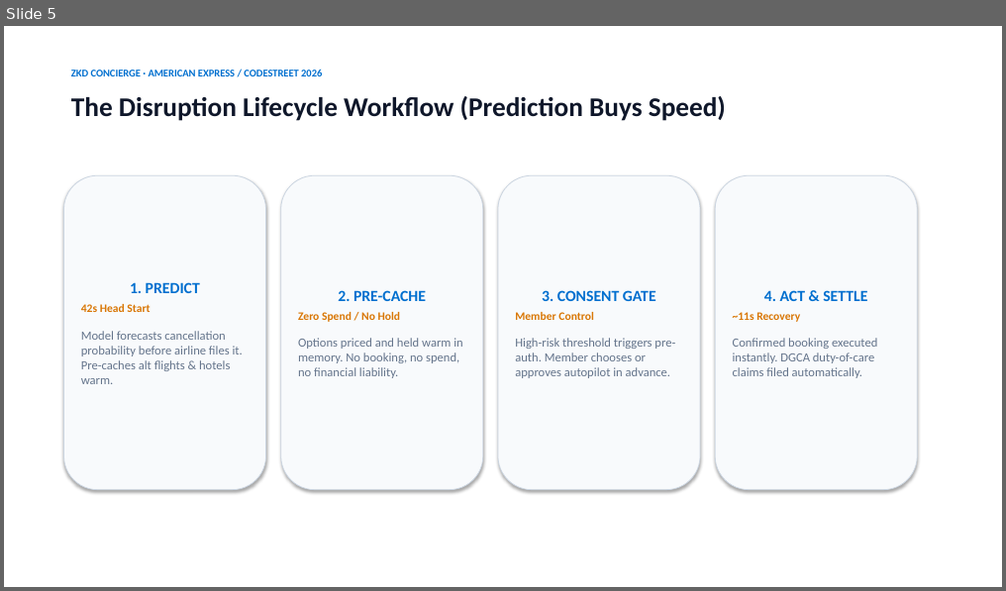
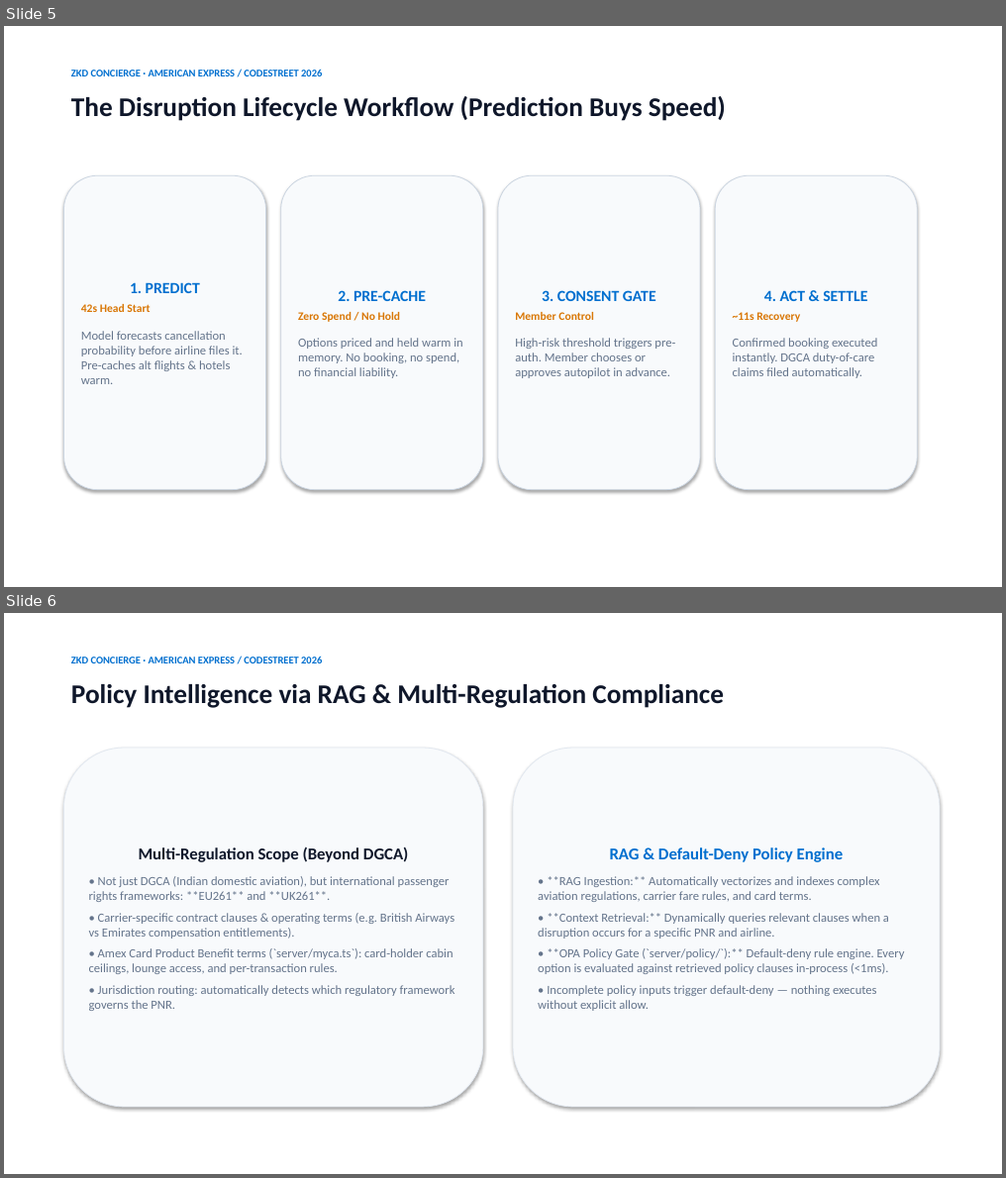
Before and after one commit to Krishna-529/amex-hackathon-2026, a slide deck: assets/deck/ZKD_Concierge_Codestreet_2026.pptx. Shown one above the other, each under a label of ours: slide 5 before the commit, slides 5 and 6 after it. The pictures are 1006x591 and 1006x1178 pixels, drawn with LibreOffice and Linux fonts; fonts in the diff are those of the drawing. Boxes give left, top, right and bottom in pixels: in the first picture for what was removed or moved away, otherwise in the second. Text is boxed around its words. In the diff, an @@ line names an element or a change of style, - is before the commit and + after.

Commit message:
Add Policy Intelligence via RAG and multi-regulation compliance slide to pitch deck

```diff
--- a/assets/deck/ZKD_Concierge_Codestreet_2026.pptx
+++ b/assets/deck/ZKD_Concierge_Codestreet_2026.pptx
@@ slide 6 added at [4,613,1002,1174], background #FFFFFF @@
@@ text added at [71,657,322,663], 10 pt, text #006FCF, bold @@
+ZKD CONCIERGE · AMERICAN EXPRESS / CODESTREET 2026
@@ text added at [71,684,724,708], 26 pt, text #0F172A, bold @@
+Policy Intelligence via RAG & Multi-Regulation Compliance
@@ rounded rectangle added at [63,748,483,1107], fill #F8FAFC, outline #E2E8F0 0.75 pt, 12 pt, text #64748B @@
+Multi-Regulation Scope (Beyond DGCA)
+• Not just DGCA (Indian domestic aviation), but international passenger rights frameworks: **EU261** and **UK261**.
+• Carrier-specific contract clauses & operating terms (e.g. British Airways vs Emirates compensation entitlements).
+• Amex Card Product Benefit terms (`server/myca.ts`): card-holder cabin ceilings, lounge access, and per-transaction rules.
+• Jurisdiction routing: automatically detects which regulatory framework governs the PNR.
@@ rounded rectangle added at [513,748,940,1107], fill #F8FAFC, outline #E2E8F0 0.75 pt, 12 pt, text #64748B @@
+RAG & Default-Deny Policy Engine
+• **RAG Ingestion:** Automatically vectorizes and indexes complex aviation regulations, carrier fare rules, and card terms.
+• **Context Retrieval:** Dynamically queries relevant clauses when a disruption occurs for a specific PNR and airline.
+• **OPA Policy Gate (`server/policy/`):** Default-deny rule engine. Every option is evaluated against retrieved policy clauses in-process (<1ms).
+• Incomplete policy inputs trigger default-deny — nothing executes without explicit allow.
```
Also in this commit, not shown: 1 other file.
